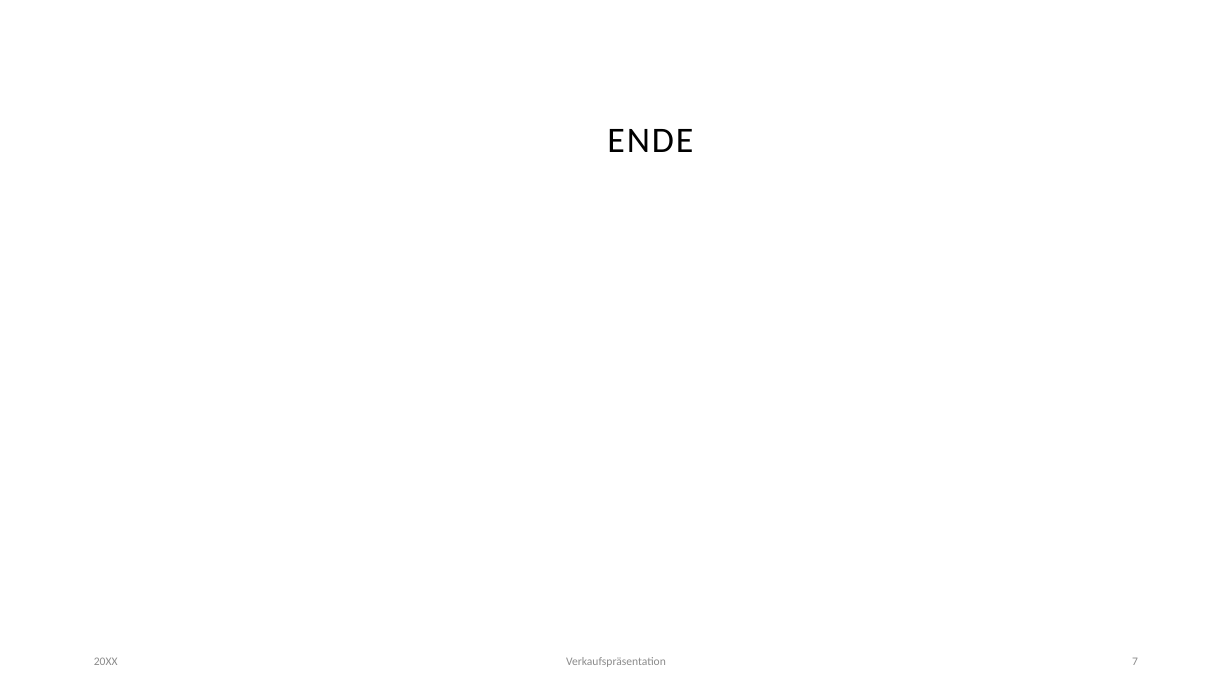
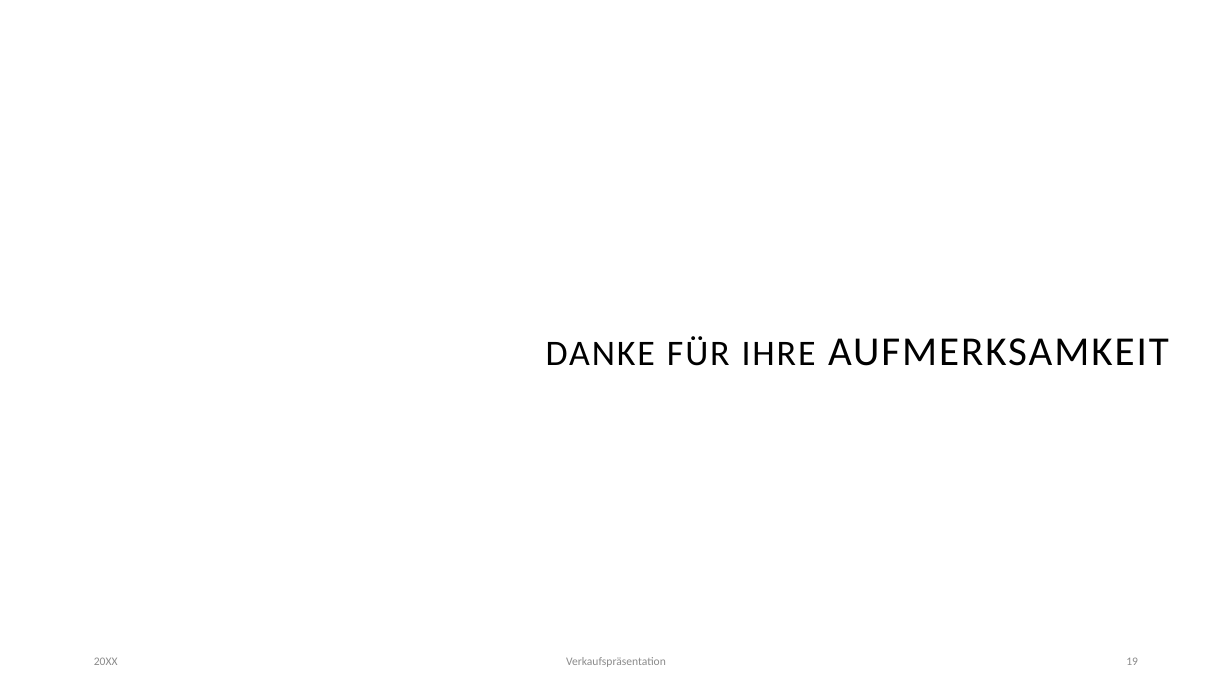
Before and after one commit to FyndetNeo/MultiMediDeutsch, a slide deck: slide 20 of RaidStand-15.01.24.pptx (slide 18 before the commit). Drawn at 1232x693 pixels with LibreOffice and Linux fonts; fonts in the diff are those of the drawing; background and template pictures are left out. Boxes give left, top, right and bottom in pixels: in the first picture for what was removed or moved away, otherwise in the second. Text is boxed around its words. In the diff, an @@ line names an element or a change of style, - is before the commit and + after.

```diff
--- a/RaidStand-15.01.24.pptx
+++ b/RaidStand-15.01.24.pptx
@@ title removed at bbox=[607, 129, 693, 152] @@
-ENDE
@@ title added at bbox=[546, 336, 1169, 366], 32 pt, text #000000 @@
+DANKE FÜR IHRE AUFMERKSAMKEIT
@@ text at bbox=[1126, 657, 1138, 665]: text changed @@
-7
+19
```
Also in this commit, not shown: 6 other slides changed, 9 slides added, 7 slides removed.
